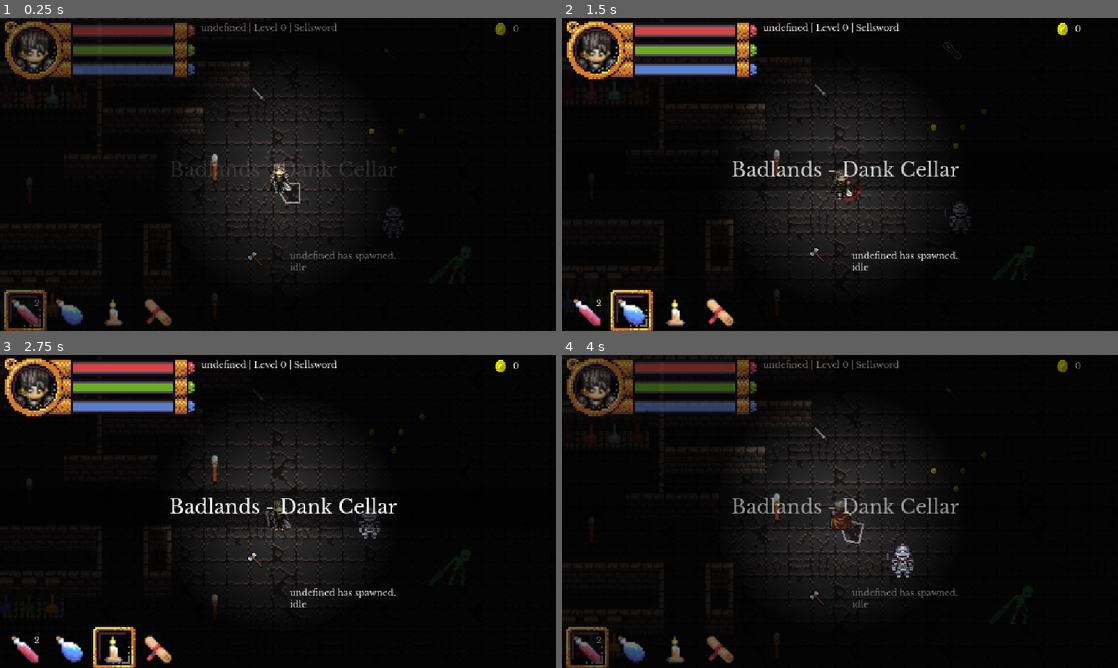
Above: before the commit, frames 1-4 (two rows, left to right).
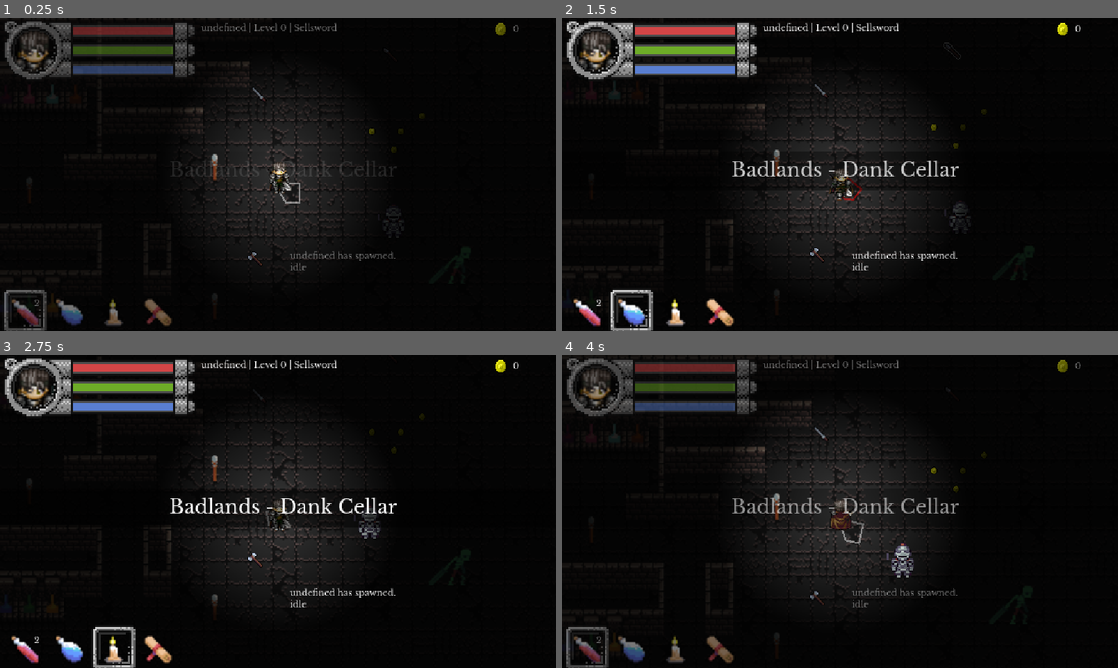
Above: after the commit, the same moments.

Repository: bbm-games/dankcryptic
Game: Godot game, scene res://scenes/game.tscn
The game is run twice, just before and just after one commit, with the same random seed, the same clock (stepped at 60 frames per second) and the same inputs. This scene is started directly instead of the project's main scene.
Inputs (mouse positions are in pixels of both pictures, inside the frame that each line leads up to):
- Up to frame 1 (0.25 s): no input
- Up to frame 2 (1.5 s): move the mouse to (817, 259) at 0.52 s; press the mouse at (817, 259) at 0.53 s; hold Right (item_right) 0.53-1.28 s; move the mouse to (951, 55) at 1.27 s; release the mouse at (951, 55) at 1.28 s; hold S (walk_down) from 1.28 s (still down); right-click (951, 55) at 1.35 s; click (951, 55) at 1.42 s
- Up to frame 3 (2.75 s): move the mouse to (255, 405) at 2.02 s; release S (walk_down) at 2.03 s; hold Right (item_right) from 2.03 s (still down); hold E (chat) from 2.03 s (still down); click (255, 405) at 2.17 s
- Up to frame 4 (4 s): move the mouse to (812, 574) at 2.77 s; release Right (item_right) at 2.78 s; release E (chat) at 2.78 s; hold W (walk_up) 2.78-3.53 s; tap Space (dash) at 2.85 s; click (812, 574) at 2.92 s; move the mouse to (1006, 558) at 3.52 s; hold Left (item_left) from 3.53 s (still down); hold 1 (item_1) from 3.53 s (still down)

The runs differ from the first frame. In frame 1, 1.3% of the frame differs, in the area x 0-35%, y 1-100%; in frame 2, 1.7%; in frame 3, 1.7%; in frame 4, 1.3%.

Commit message:
got hud color picker working

Diff:
--- a/lore/lore.json
+++ b/lore/lore.json
@@ -88,7 +88,12 @@
 		 "act_1":true,
 		 "act_2":false,
 		 "act_3":false
-	  }
+	  },
+	 "hud_color":{
+	  "x":0.299,
+	  "y":0.587,
+	  "z":0.114
+	 }
    },
    "vocations":[
 	  {
--- a/scenes/game.gd
+++ b/scenes/game.gd
@@ -219,6 +219,12 @@
 	backgroundMusic.play()
 	playTitleCard(currentMap.get_node('Node2D').map_name)
 
+func update_hud_colors(hud_color: Vector3):
+	# set up the HUD color
+	get_node('HUDLayer/CanvasGroup/Hudbars').material.set_shader_parameter("tint", true)
+	get_node('HUDLayer/CanvasGroup/Hudbars').material.set_shader_parameter("color", hud_color)
+	get_node('HUDLayer/CanvasGroup/slotFrame').material.set_shader_parameter("tint", true)
+	get_node('HUDLayer/CanvasGroup/slotFrame').material.set_shader_parameter("color", hud_color)
 
 func playTitleCard(title: String):
 	get_node("HUDLayer/titleCard/areaTitle").set_text(title)
--- a/scenes/game.tscn
+++ b/scenes/game.tscn
@@ -6,6 +6,7 @@
 [ext_resource type="Texture2D" uid="uid://cvjwjaa034kkc" path="res://assets/guts.png" id="4_yv851"]
 [ext_resource type="FontFile" uid="uid://ch7j6j6n75yoo" path="res://assets/font.ttf" id="5_k6q0s"]
 [ext_resource type="Texture2D" uid="uid://d2jkuylwl6o4a" path="res://assets/border.png" id="6_d03n3"]
+[ext_resource type="Shader" path="res://shaders/hudcolor.gdshader" id="7_ggdhh"]
 [ext_resource type="AudioStream" uid="uid://cchk611qy76ua" path="res://assets/sounds/quickitemswitch.wav" id="7_u1fmh"]
 [ext_resource type="AudioStream" uid="uid://bvdtncy8q6r27" path="res://assets/sounds/quickitemuse.wav" id="8_wk7tl"]
 [ext_resource type="Texture2D" uid="uid://c8jpbf2bhxlq6" path="res://assets/coin.png" id="9_ktu8j"]
@@ -92,6 +93,16 @@
 "fade_in": SubResource("Animation_s5u8t")
 }
 
+[sub_resource type="ShaderMaterial" id="ShaderMaterial_4cyr3"]
+shader = ExtResource("7_ggdhh")
+shader_parameter/tint = null
+shader_parameter/color = null
+
+[sub_resource type="ShaderMaterial" id="ShaderMaterial_nam51"]
+shader = ExtResource("7_ggdhh")
+shader_parameter/tint = null
+shader_parameter/color = null
+
 [sub_resource type="Animation" id="Animation_knli3"]
 length = 0.001
 
@@ -433,6 +444,7 @@
 modulate = Color(1, 1, 1, 0.686275)
 
 [node name="Hudbars" type="Sprite2D" parent="HUDLayer/CanvasGroup"]
+material = SubResource("ShaderMaterial_4cyr3")
 position = Vector2(107, 25)
 texture = ExtResource("3_bxoid")
 vframes = 2
@@ -560,6 +572,7 @@
 horizontal_alignment = 2
 
 [node name="slotFrame" type="TextureRect" parent="HUDLayer/CanvasGroup"]
+material = SubResource("ShaderMaterial_nam51")
 offset_left = 2.0
 offset_top = 279.0
 offset_right = 49.0
--- a/scenes/options.gd
+++ b/scenes/options.gd
@@ -39,7 +39,6 @@
 		pauseMenu.get_node('resumeGameButton').grab_focus()
 
 # audio settings
-
 func _on_sound_volume_slider_value_changed(value):
 	var sounds_bus = AudioServer.get_bus_index("Sounds")
 	AudioServer.set_bus_volume_db(sounds_bus, value)
@@ -68,3 +67,18 @@
 		get_window().size = Vector2i(864,486)
 	else:
 		get_window().size = Vector2i(1152, 648)
+
+
+func _on_hud_color_picker_color_changed(color):
+	# this is how we would save the color to player_data
+	#if(GlobalVars.player_data):
+	#	GlobalVars.player_data['hud_color'].x = color.r
+	#	GlobalVars.player_data['hud_color'].y = color.g
+	#	GlobalVars.player_data['hud_color'].z = color.b
+
+	if get_tree().get_root().get_node_or_null("Menu"):
+		print('options accessed from main menu, will not update HUD colors')
+	else:
+		# update hud colors if in game
+		var main_game_node = get_tree().get_root().get_node('Node2D')
+		main_game_node.update_hud_colors(Vector3(color.r, color.g, color.b))
--- a/scenes/options.tscn
+++ b/scenes/options.tscn
@@ -1,7 +1,8 @@
-[gd_scene load_steps=3 format=3 uid="uid://jagbh3ntpxlx"]
+[gd_scene load_steps=4 format=3 uid="uid://jagbh3ntpxlx"]
 
 [ext_resource type="Script" path="res://scenes/options.gd" id="1_e5eim"]
 [ext_resource type="FontFile" uid="uid://ch7j6j6n75yoo" path="res://assets/font.ttf" id="1_xvq04"]
+[ext_resource type="Theme" uid="uid://bck6sugoxd40h" path="res://themes/cryptic_theme.tres" id="2_by1ss"]
 
 [node name="Node2D" type="Node2D"]
 script = ExtResource("1_e5eim")
@@ -20,10 +21,12 @@
 offset_bottom = 140.0
 grow_horizontal = 2
 grow_vertical = 2
+theme = ExtResource("2_by1ss")
 theme_override_fonts/font = ExtResource("1_xvq04")
 tab_alignment = 1
 
 [node name="Audio" type="Panel" parent="CanvasLayer/TabContainer"]
+visible = false
 layout_mode = 2
 
 [node name="VBoxContainer" type="VBoxContainer" parent="CanvasLayer/TabContainer/Audio"]
@@ -123,14 +126,31 @@
 text = "Fullscreen"
 
 [node name="Gameplay" type="Panel" parent="CanvasLayer/TabContainer"]
-visible = false
 layout_mode = 2
 
 [node name="VBoxContainer" type="VBoxContainer" parent="CanvasLayer/TabContainer/Gameplay"]
 layout_mode = 0
-offset_top = -31.0
-offset_right = 40.0
-offset_bottom = 9.0
+offset_right = 290.0
+offset_bottom = 296.0
+
+[node name="Label" type="Label" parent="CanvasLayer/TabContainer/Gameplay/VBoxContainer"]
+layout_mode = 2
+theme = ExtResource("2_by1ss")
+theme_override_font_sizes/font_size = 12
+text = "HUD Color"
+
+[node name="Control" type="Control" parent="CanvasLayer/TabContainer/Gameplay/VBoxContainer"]
+layout_mode = 2
+size_flags_vertical = 3
+
+[node name="HUDColorPicker" type="ColorPicker" parent="CanvasLayer/TabContainer/Gameplay/VBoxContainer/Control"]
+layout_mode = 0
+offset_left = 8.0
+offset_top = 4.0
+offset_right = 294.0
+offset_bottom = 370.0
+scale = Vector2(0.5, 0.5)
+picker_shape = 4
 
 [node name="Button" type="Button" parent="CanvasLayer"]
 offset_left = 424.0
@@ -155,5 +175,6 @@
 [connection signal="value_changed" from="CanvasLayer/TabContainer/Audio/VBoxContainer/soundVolumeSlider" to="." method="_on_sound_volume_slider_value_changed"]
 [connection signal="item_selected" from="CanvasLayer/TabContainer/Video/VBoxContainer/ItemList" to="." method="_on_item_list_item_selected"]
 [connection signal="toggled" from="CanvasLayer/TabContainer/Video/VBoxContainer/CheckButton" to="." method="_on_check_button_toggled"]
+[connection signal="color_changed" from="CanvasLayer/TabContainer/Gameplay/VBoxContainer/Control/HUDColorPicker" to="." method="_on_hud_color_picker_color_changed"]
 [connection signal="pressed" from="CanvasLayer/Button" to="." method="_on_button_pressed"]
 [connection signal="pressed" from="CanvasLayer/Button2" to="." method="_on_button_2_pressed"]
--- /dev/null
+++ b/shaders/greyscale.gdshader
@@ -0,0 +1,5 @@
+shader_type canvas_item;
+
+void fragment() {
+	COLOR.rgb = vec3(dot(COLOR.rgb, vec3(0.299, 0.587, 0.114)));
+}
--- /dev/null
+++ b/shaders/hudcolor.gdshader
@@ -0,0 +1,16 @@
+shader_type canvas_item;
+
+uniform bool tint;
+uniform vec3 color;
+
+void fragment() {
+	// first greyscale
+	COLOR.rgb = vec3(dot(COLOR.rgb, vec3(0.299, 0.587, 0.114)));
+
+	// then apply tint
+	if(tint){
+		COLOR.rgb = (COLOR.rgb + color.rgb) / 2.0;
+	}
+
+
+}
Not shown: 1 places in scenes/game.tscn that only renumber resources
